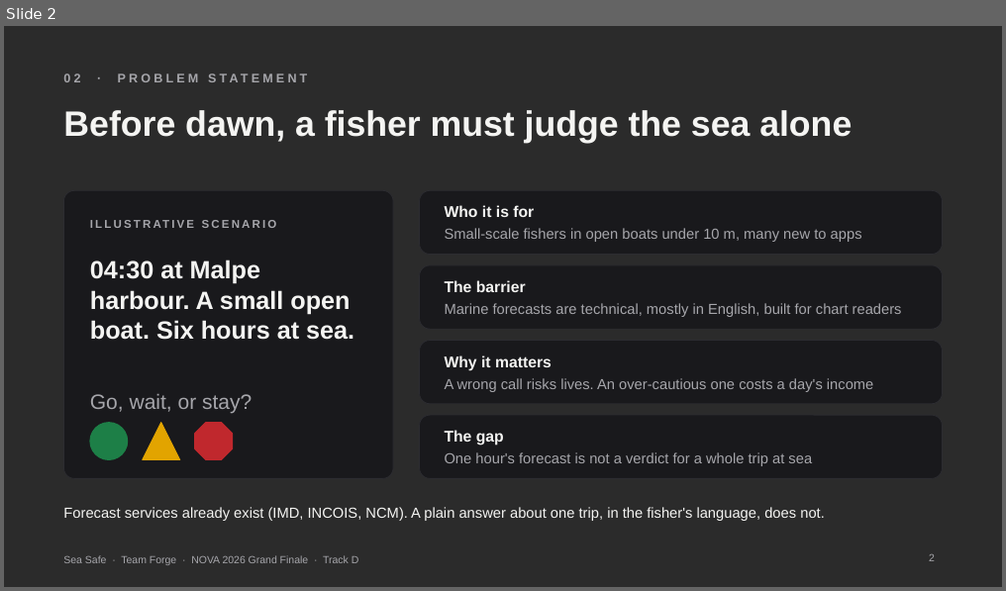
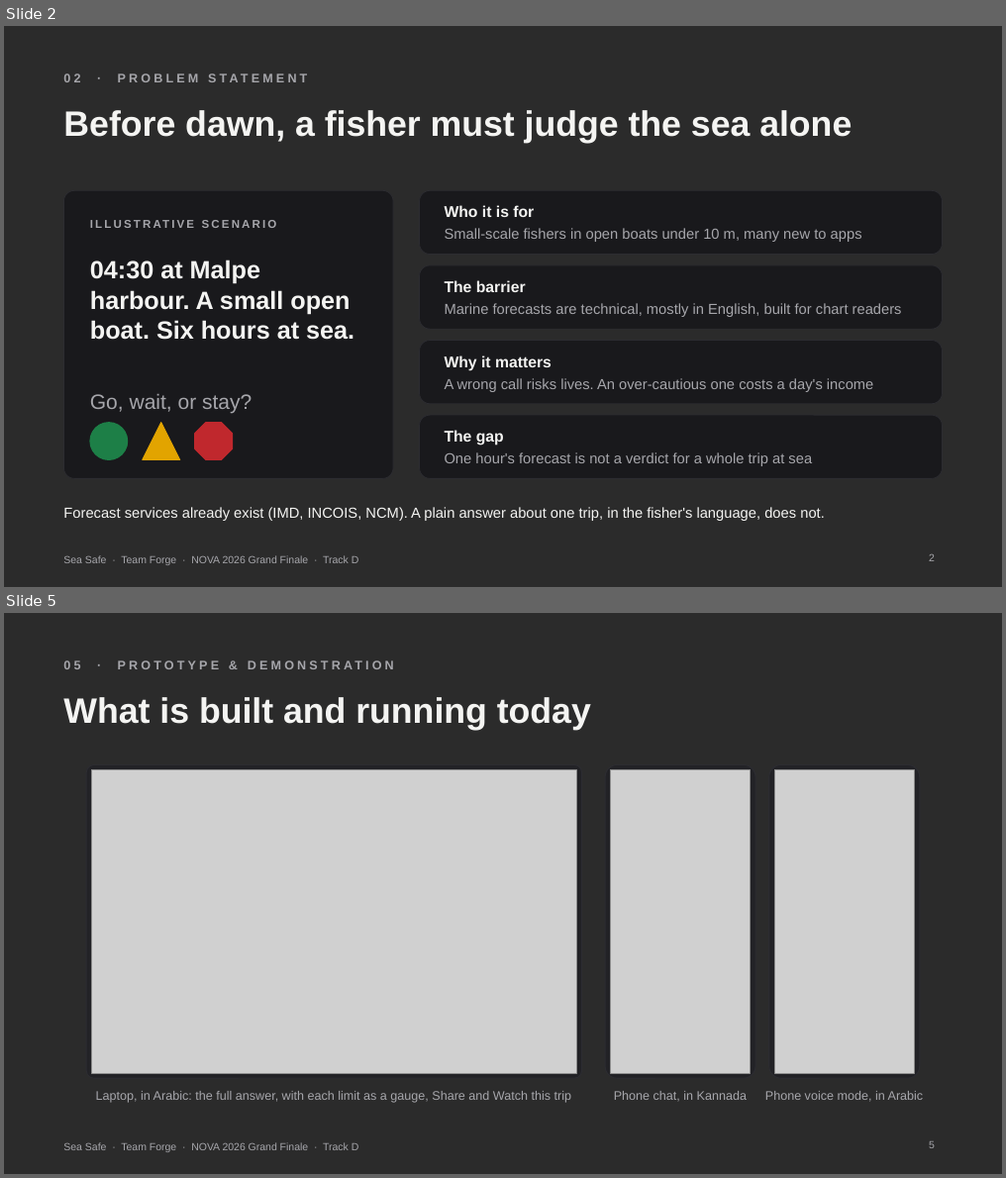
Before and after one commit to vishl4534-arch/sea-safe, a slide deck: Claude outputs/Sea_Safe_NOVA_2026.pptx. Shown one above the other, each under a label of ours: slide 2 before the commit, slides 2 and 5 after it; the slides between them are not shown. The pictures are 1006x591 and 1006x1178 pixels, drawn with LibreOffice and Linux fonts; fonts in the diff are those of the drawing; grey boxes stand for pictures; background and template pictures are left out; a plain dark background stands for a picture behind light text. Boxes give left, top, right and bottom in pixels: in the first picture for what was removed or moved away, otherwise in the second. Text is boxed around its words. In the diff, an @@ line names an element or a change of style, - is before the commit and + after.

```diff
--- a/Claude outputs/Sea_Safe_NOVA_2026.pptx
+++ b/Claude outputs/Sea_Safe_NOVA_2026.pptx
@@ slide 5 added at [4,613,1002,1174], background picture (left out); not listed: 1 template element that a slide beside it also shows @@
@@ text added at [63,661,80,669], 12 pt, text #A6A6AB, bold @@
+05 · PROTOTYPE & DEMONSTRATION
@@ title added at [63,697,591,730], 34 pt, text #F4F4F2, bold @@
+What is built and running today
@@ rounded rectangle added at [86,765,582,1078], fill #222226, outline #2C2C31 1 pt @@
@@ picture added at [91,770,576,1073] @@
@@ rounded rectangle added at [605,765,755,1078], fill #222226, outline #2C2C31 1 pt @@
@@ picture added at [611,770,750,1073] @@
@@ rounded rectangle added at [769,765,920,1078], fill #222226, outline #2C2C31 1 pt @@
@@ picture added at [774,770,915,1073] @@
@@ text added at [96,1091,571,1103], 12 pt, text #A6A6AB @@
+Laptop, in Arabic: the full answer, with each limit as a gauge, Share and Watch this trip
@@ text added at [614,1091,746,1101], 12 pt, text #A6A6AB @@
+Phone chat, in Kannada
@@ text added at [765,1091,924,1102], 12 pt, text #A6A6AB @@
+Phone voice mode, in Arabic
@@ page number added at [929,1142,935,1149], 10 pt, text #A6A6AB @@
+5
```
Also in this commit, not shown: 4 slides changed, 1 slide removed, 38 other files.
